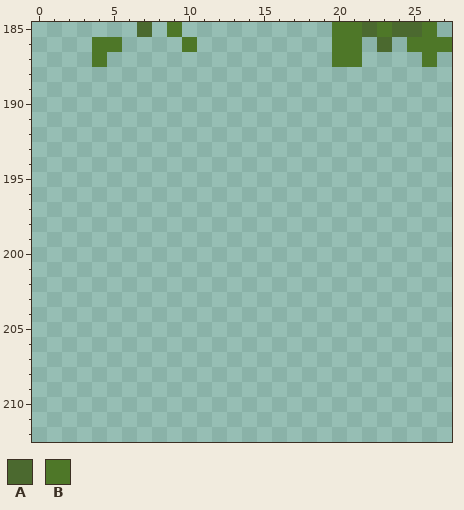
One commit to this pixel-art file: snake-survivors/assets/Sprite-0001.aseprite. This is how it looked before the edit.
64x320 pixels, 1 frame. Colours within 5 levels of each other are drawn and written as one. Shown: x 0..27, y 185..212.
Palette (. is transparent): A #4b692f  B #4e7728
Pixels before, first column x 4:
185 ...A.B..........BBABAAB.
186 BB....B.........BB.A.BBB
187 B...............BB....B.
After:
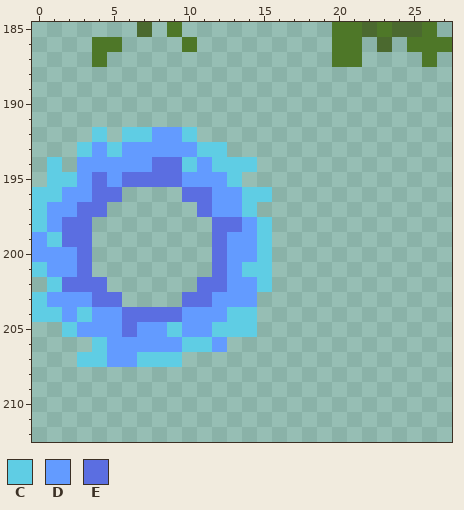
Colours new in this view: C #5fcde4  D #639bff  E #5b6ee1
What changed:
{"y":192,"x":4,"old":".","new":"C"}
{"y":192,"x":6,"old":".....","new":"CCDDC"}
{"y":193,"x":3,"old":"..........","new":"CDCDDDDDCC"}
{"y":194,"x":1,"old":".","new":"C"}
{"y":194,"x":3,"old":"............","new":"DDDDDEECDCCC"}
{"y":195,"x":1,"old":".............","new":"CCDEDEEEEDDDC"}
{"y":196,"x":0,"old":"......","new":"CCDDEE"}
{"y":196,"x":10,"old":"......","new":"EEDDCC"}
{"y":197,"x":0,"old":".....","new":"CDDEE"}
{"y":197,"x":11,"old":"....","new":"EDDC"}
{"y":198,"x":0,"old":"....","new":"CDEE"}
{"y":198,"x":12,"old":"....","new":"EEDC"}
{"y":199,"x":0,"old":"....","new":"DCEE"}
{"y":199,"x":12,"old":"....","new":"EDDC"}
{"y":200,"x":0,"old":"....","new":"DDDE"}
{"y":200,"x":12,"old":"....","new":"EDDC"}
{"y":201,"x":0,"old":"....","new":"CDDE"}
{"y":201,"x":12,"old":"....","new":"EDCC"}
{"y":202,"x":1,"old":"....","new":"CEEE"}
{"y":202,"x":11,"old":".....","new":"EEDDC"}
{"y":203,"x":0,"old":"......","new":"CDDDEE"}
{"y":203,"x":10,"old":".....","new":"EEDDD"}
{"y":204,"x":0,"old":"...............","new":"CCDCDDEEEEDDDCC"}
{"y":205,"x":2,"old":".............","new":"CDDDEDDCDDCCC"}
{"y":206,"x":4,"old":".........","new":"CDDDDDCCD"}
{"y":207,"x":3,"old":".......","new":"CCDDCCC"}
